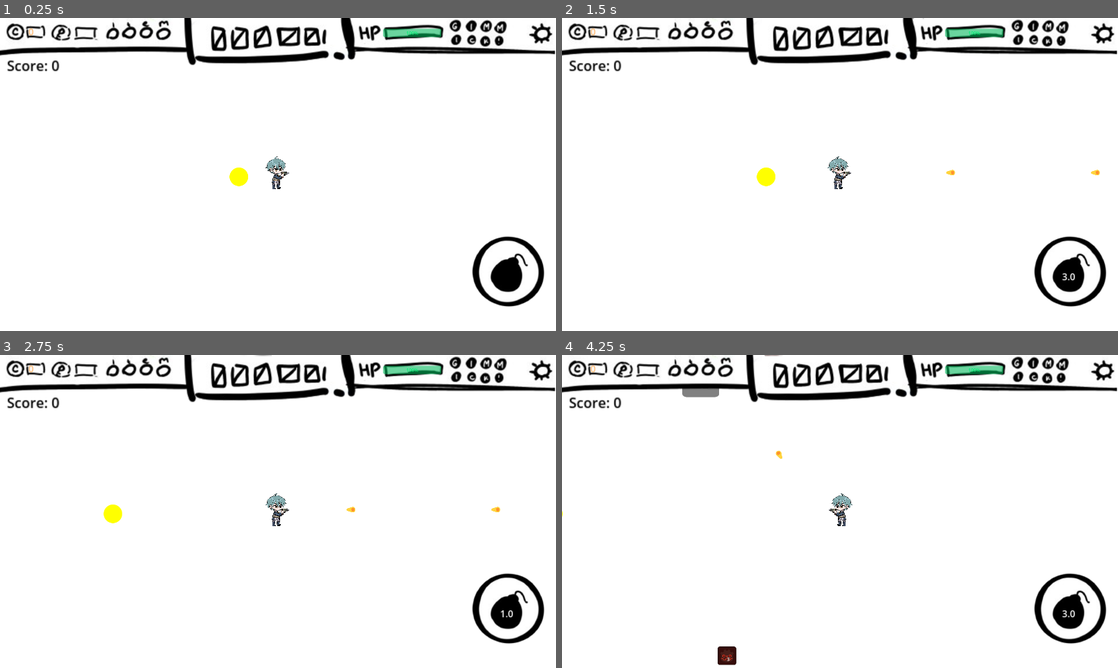
Above: before the commit, frames 1-4 (two rows, left to right).
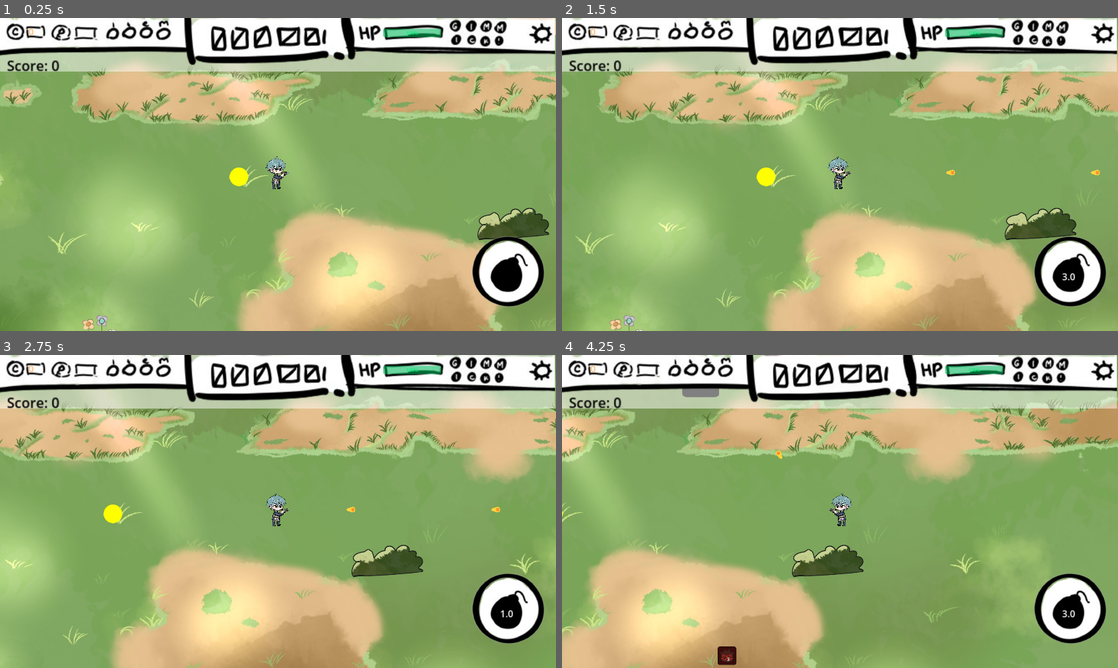
Above: after the commit, the same moments.

Repository: deutandev/survival-shooter
Game: Godot game, scene res://environment/map.tscn
Two runs of this game, one before a commit and one after it. Both use one fixed random seed, a clock stepped at 60 frames per second and the inputs below.
Inputs (mouse positions are in pixels of both pictures, inside the frame that each line leads up to):
- Up to frame 1 (0.25 s): no input
- Up to frame 2 (1.5 s): click (1073, 271) at 0.5 s; tap Enter at 1.25 s; move the mouse to (962, 158) at 1.27 s; hold D (move_right) from 1.28 s (still down); tap E (interact) at 1.35 s; click (962, 158) at 1.42 s
- Up to frame 3 (2.75 s): release D (move_right) at 2 s; drag from (166, 527) to (289, 508) at 2.02 s
- Up to frame 4 (4.25 s): click "1.0" at 2.75 s; tap Space at 3.5 s; move the mouse to (895, 442) at 3.52 s; hold D (move_right) from 3.53 s (still down); tap Ctrl at 3.6 s

The runs differ from the first frame. In frame 1, 86% of the frame differs, in the area x 0-100%, y 0-100%; in frame 2, 86%; in frame 3, 86%; in frame 4, 86%.

Commit message:
applying chunk system

Diff:
--- a/chunksystem/ChunkNode.tscn
+++ b/chunksystem/ChunkNode.tscn
@@ -1,12 +1,12 @@
 [gd_scene load_steps=3 format=3 uid="uid://vaqrayj1l0lo"]
 
 [ext_resource type="Script" uid="uid://bppqvt7ahnlue" path="res://chunksystem/ChunkNode.gd" id="2"]
-[ext_resource type="Texture2D" uid="uid://cb1jnqp2fbwtd" path="res://environment/sketch_past1.jpg" id="2_sxej2"]
+[ext_resource type="Texture2D" uid="uid://dofriieowi5tv" path="res://environment/past_1.jpg" id="3_de23d"]
 
 [node name="ChunkNode" type="Node2D"]
 z_index = -1
 script = ExtResource("2")
 
-[node name="Sprite2D" type="Sprite2D" parent="."]
-position = Vector2(962, 539)
-texture = ExtResource("2_sxej2")
+[node name="Past1" type="Sprite2D" parent="."]
+position = Vector2(-10, 4)
+texture = ExtResource("3_de23d")
--- a/chunksystem/chunk_manager.gd
+++ b/chunksystem/chunk_manager.gd
@@ -2,7 +2,7 @@
 class_name ChunkManager
 
 @export var chunk_scene: PackedScene
-@export var chunk_size: Vector2i = Vector2i(1920, 1080)
+@export var chunk_size: Vector2i = Vector2i(5769, 3240)
 @export var load_radius: int = 2
 
 @export var player: CharacterBody2D
--- a/environment/map.tscn
+++ b/environment/map.tscn
@@ -1,10 +1,11 @@
-[gd_scene load_steps=16 format=3 uid="uid://ci7o2hwcenyhx"]
+[gd_scene load_steps=18 format=3 uid="uid://ci7o2hwcenyhx"]
 
 [ext_resource type="PackedScene" uid="uid://dhpintm4oouv3" path="res://characters/player/player.tscn" id="1_8viek"]
 [ext_resource type="Script" uid="uid://by3uf4ticsjm2" path="res://environment/map.gd" id="1_fp5rb"]
 [ext_resource type="Texture2D" uid="uid://bptwnf5qa7614" path="res://environment/game_panel.png" id="2_aacnv"]
 [ext_resource type="Script" uid="uid://bvdghlnculcbc" path="res://environment/health_bar.gd" id="2_ml8jp"]
 [ext_resource type="Script" uid="uid://wtnvja7gb1yt" path="res://environment/label_manager.gd" id="3_i4838"]
+[ext_resource type="PackedScene" uid="uid://vaqrayj1l0lo" path="res://chunksystem/ChunkNode.tscn" id="3_j41vl"]
 [ext_resource type="Texture2D" uid="uid://b74afqc8gfkyq" path="res://environment/bomb_button.png" id="4_sd800"]
 [ext_resource type="PackedScene" uid="uid://6fjm0d64g61c" path="res://drop_item/coin.tscn" id="5_ml8jp"]
 [ext_resource type="Script" uid="uid://cwv55w6bu3swa" path="res://environment/ult_button.gd" id="5_pvoq3"]
@@ -13,7 +14,8 @@
 [ext_resource type="PackedScene" uid="uid://cce0ntpr7nmft" path="res://characters/enemies/mobs/tank.tscn" id="7_sd800"]
 [ext_resource type="PackedScene" uid="uid://5knwhkryyy4s" path="res://characters/enemies/mobs/vanguard.tscn" id="9_lcdfg"]
 [ext_resource type="Texture2D" uid="uid://cb1jnqp2fbwtd" path="res://environment/sketch_past1.jpg" id="11_lcdfg"]
-[ext_resource type="Script" path="res://environment/ui_manager.gd" id="13_v5ifb"]
+[ext_resource type="Script" uid="uid://b81v8y1eja7r6" path="res://environment/ui_manager.gd" id="13_v5ifb"]
+[ext_resource type="Script" uid="uid://cd8dndsi2dcx1" path="res://chunksystem/chunk_manager.gd" id="15_e8rkj"]
 
 [sub_resource type="Curve2D" id="Curve2D_3sytr"]
 _data = {
@@ -23,6 +25,11 @@
 
 [node name="Map" type="Node2D"]
 script = ExtResource("1_fp5rb")
+
+[node name="ChunkManager" type="Node2D" parent="." node_paths=PackedStringArray("player")]
+script = ExtResource("15_e8rkj")
+chunk_scene = ExtResource("3_j41vl")
+player = NodePath("../Player")
 
 [node name="CanvasLayer" type="CanvasLayer" parent="."]
 layer = -100
Not shown, changed: addons/resources_spreadsheet_view/saved_state.json
Binary file added: environment/past_1.jpg
Not shown, added: environment/past_1.jpg.import
